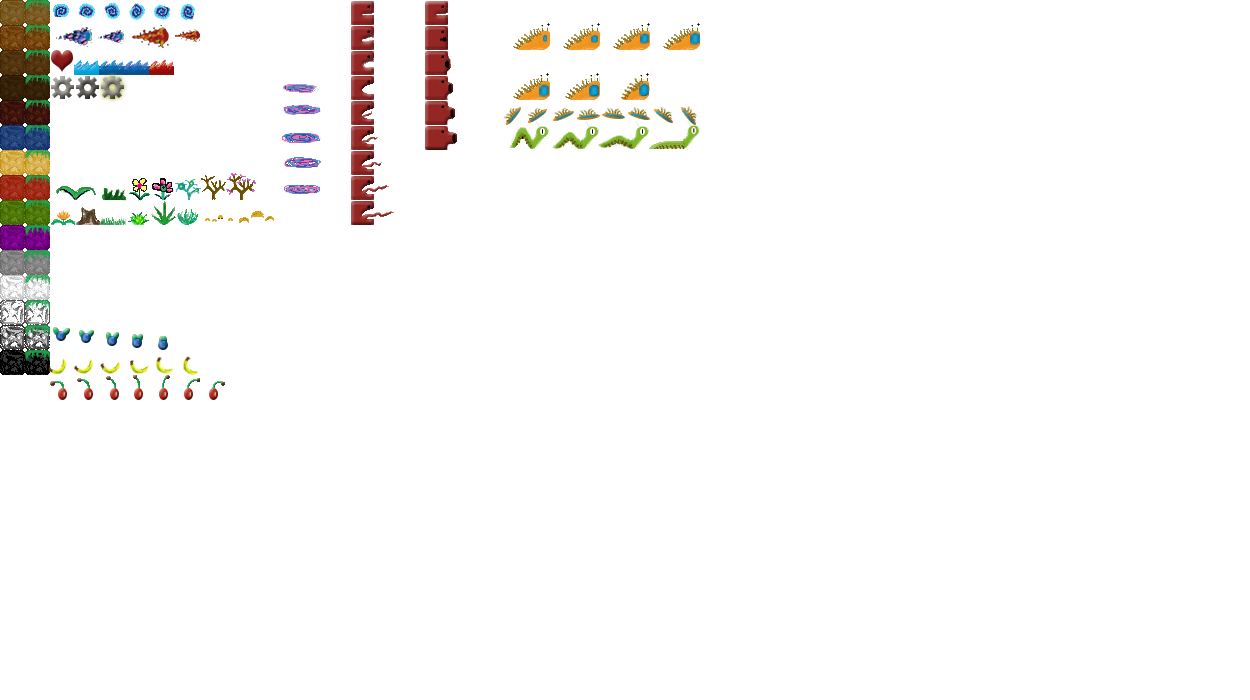
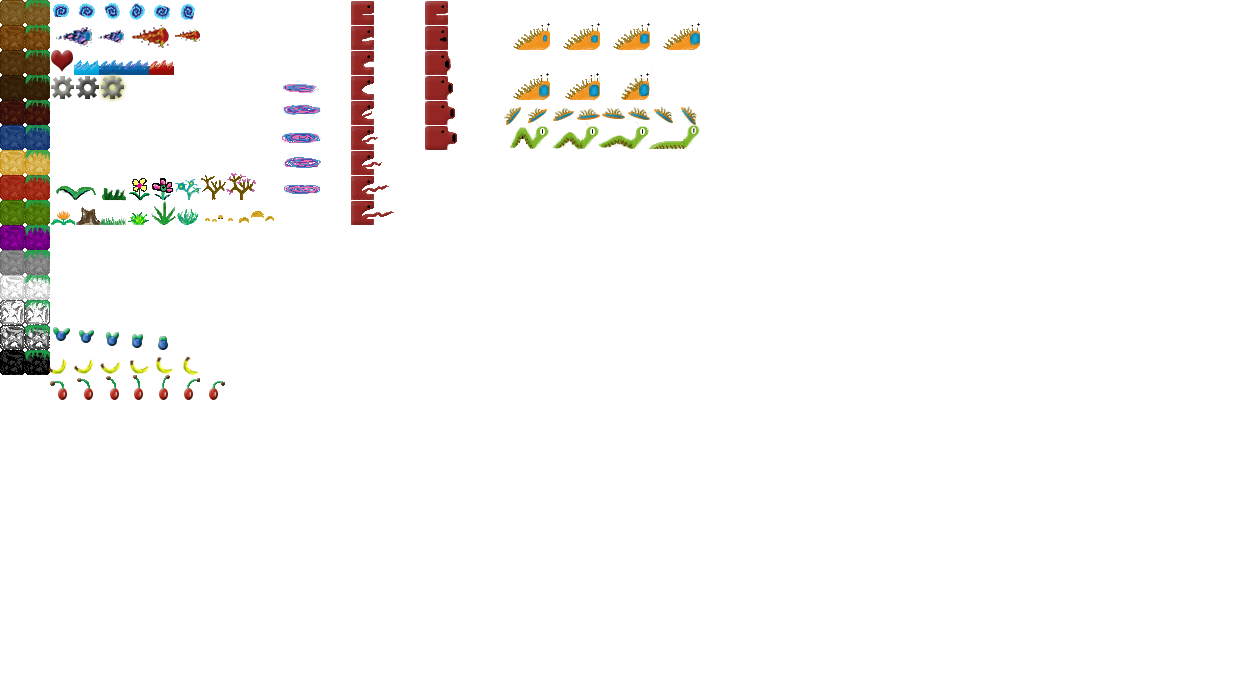
Layer changes from the first w=1250, h=700 image to the second:
showed "tongue-4" over [351, 1, 375, 25]
showed "tongue-3" over [351, 26, 375, 50]
showed "tongue-2" over [351, 51, 375, 75]
showed "tongue-1" over [351, 76, 375, 100]
showed "tongue0" over [351, 101, 375, 125]
showed "tongue1" over [351, 126, 378, 150]
showed "tongue2" over [351, 151, 382, 175]
showed "tongue3" over [351, 176, 389, 200]
showed "tongue4" over [351, 201, 394, 225]
